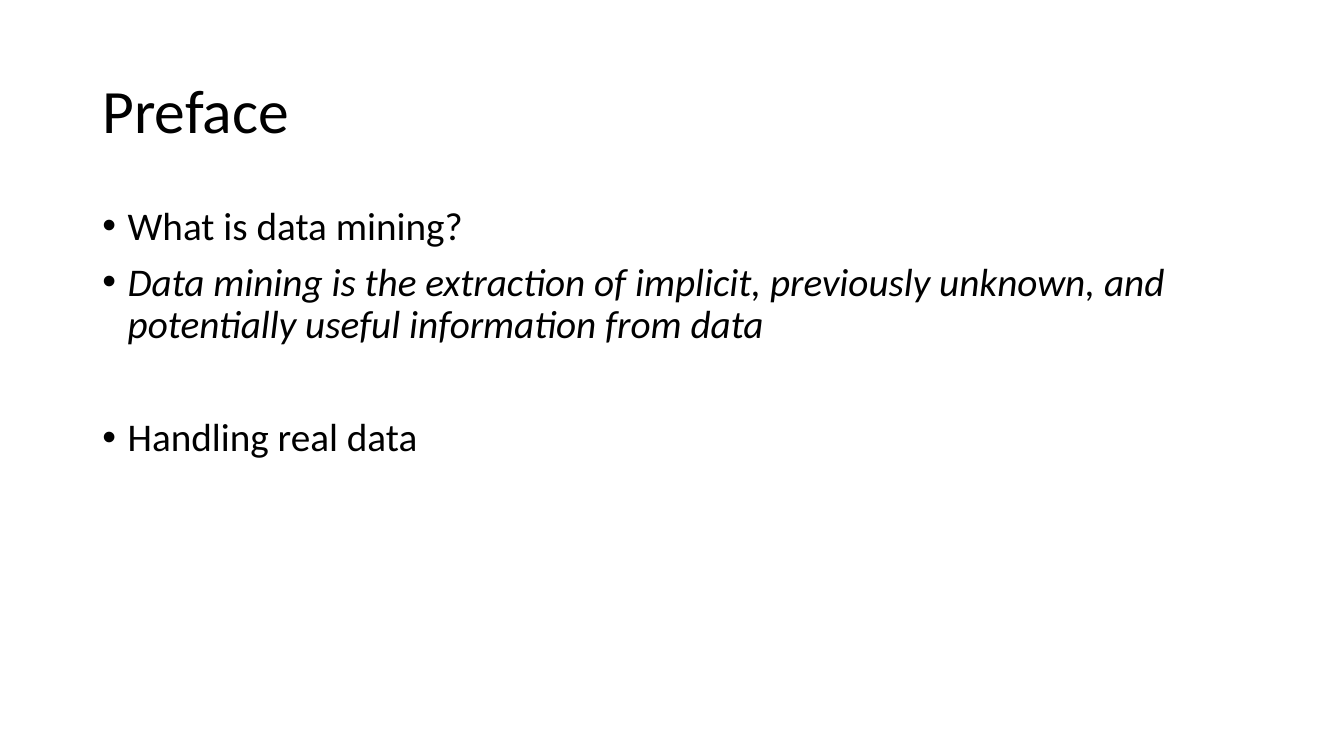
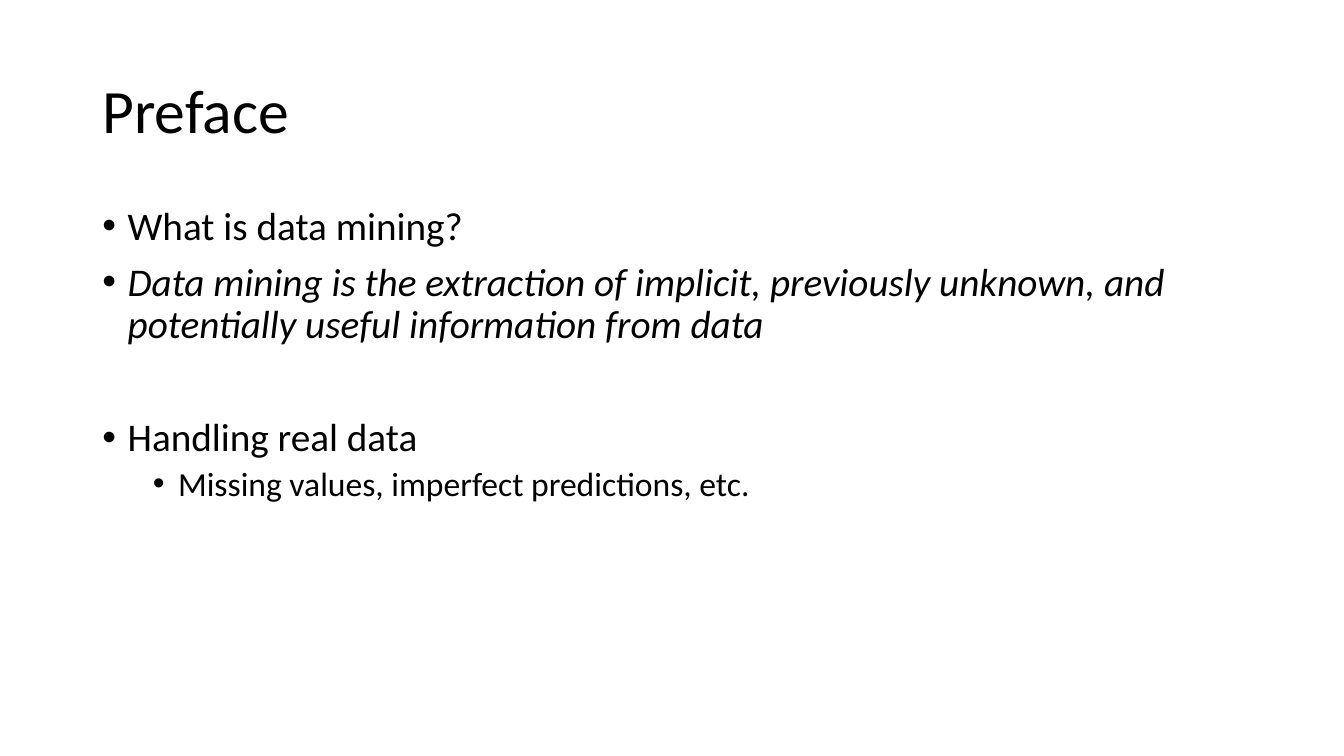
Before and after one commit to russellu/cs405, a slide deck: slide 4 of Lecture_01.pptx. Drawn at 1344x756 pixels with LibreOffice and Linux fonts; fonts in the diff are those of the drawing. Boxes give left, top, right and bottom in pixels: in the first picture for what was removed or moved away, otherwise in the second. Text is boxed around its words. In the diff, an @@ line names an element or a change of style, - is before the commit and + after.

```diff
--- a/Lecture_01.pptx
+++ b/Lecture_01.pptx
@@ text at (x1=178, y1=472, x2=749, y2=502): paragraph added @@
+  • Missing values, imperfect predictions, etc.
```
Also in this commit, not shown: 5 other slides changed.
